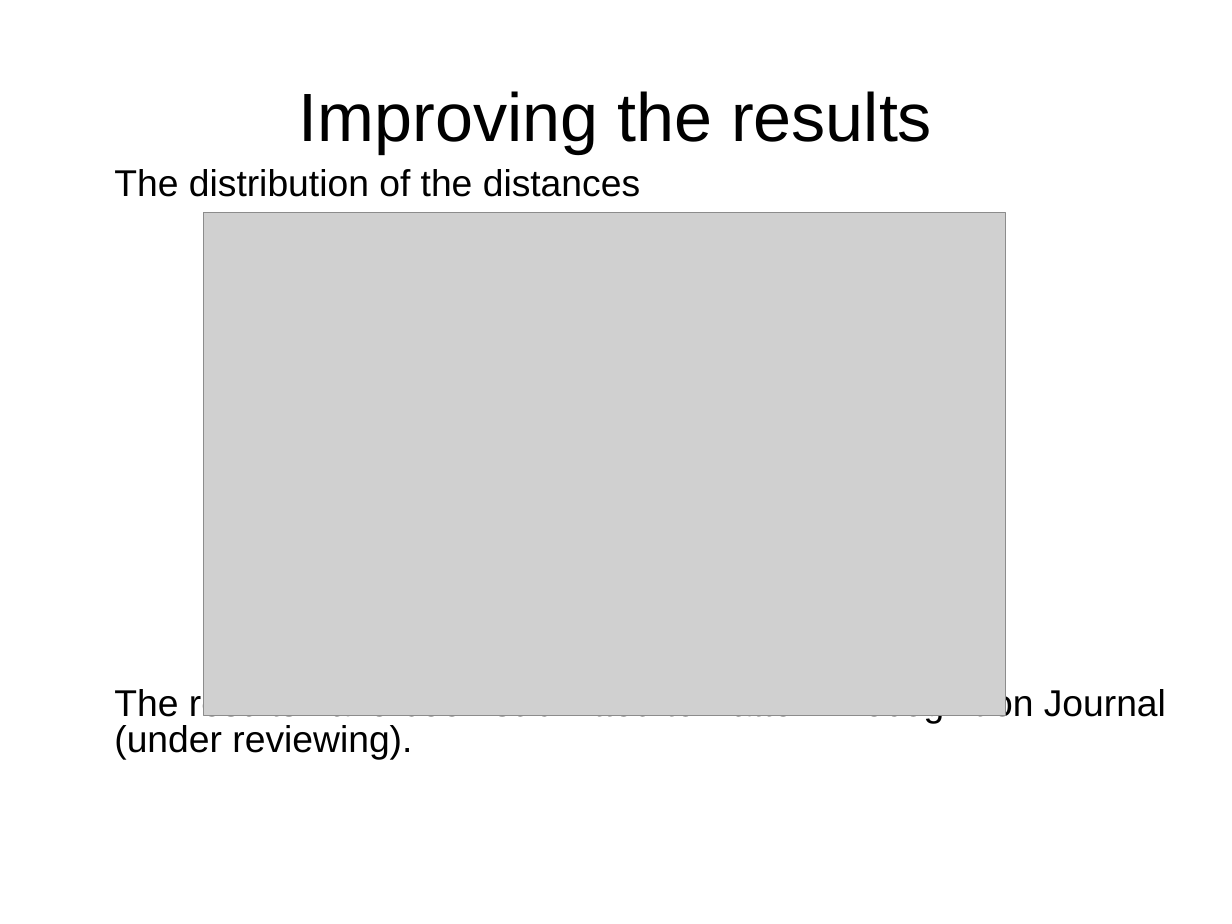
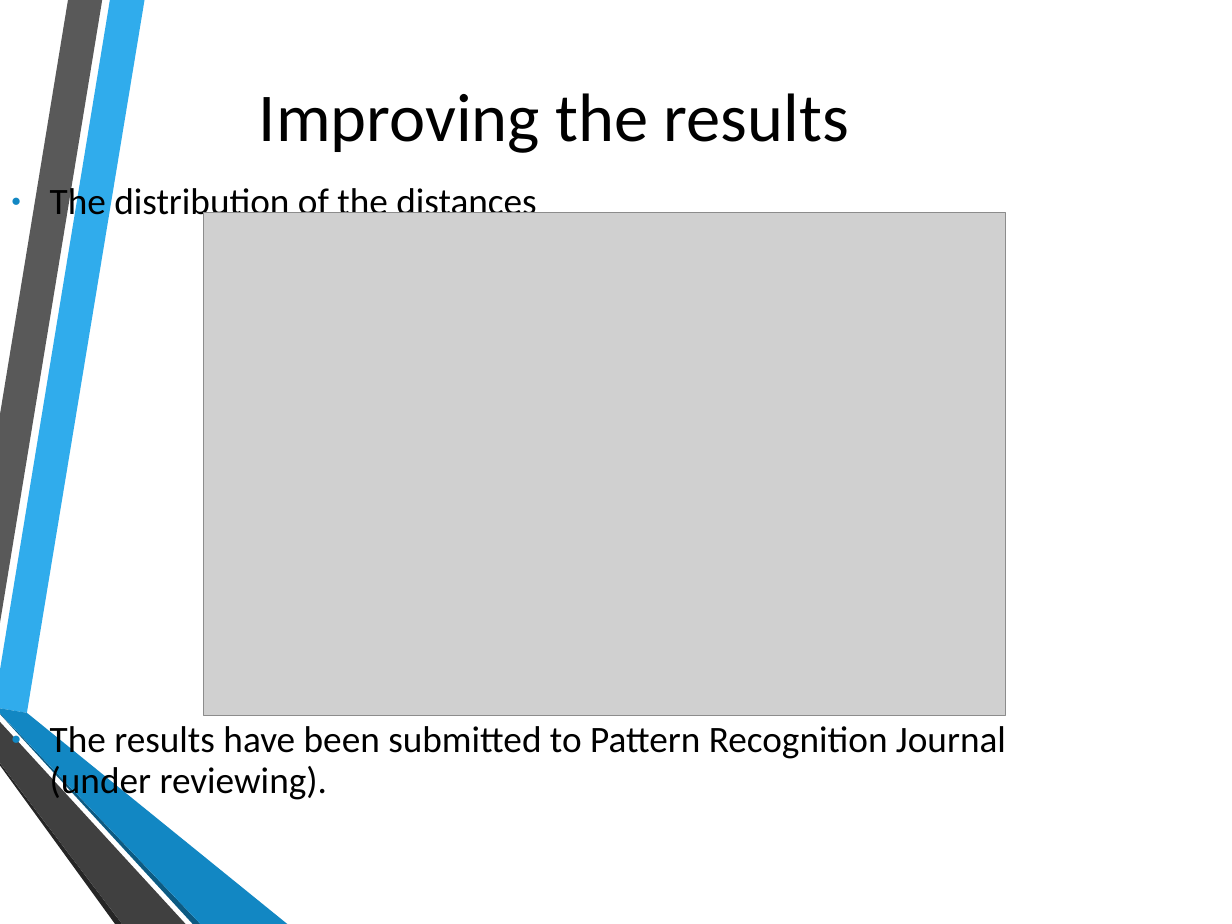
Before and after one commit to linhlevandlu/Presentation, a slide deck: slide 14 of EDMI/comite_suivi/3e anne/comite_suivi_3nd.odp. Drawn at 1232x924 pixels with LibreOffice and Linux fonts; fonts in the diff are those of the drawing; grey boxes stand for pictures; background and template pictures are left out. Boxes give left, top, right and bottom in pixels: in the first picture for what was removed or moved away, otherwise in the second. Text is boxed around its words. In the diff, an @@ line names an element or a change of style, - is before the commit and + after.

```diff
--- a/EDMI/comite_suivi/3e anne/comite_suivi_3nd.odp
+++ b/EDMI/comite_suivi/3e anne/comite_suivi_3nd.odp
@@ title "Improving the results": place and size @@
-title "Improving the results" at (299,91,932,153)
+title "Improving the results" at (259,93,849,153)
@@ title "Improving the results" at (259,93,849,153): size 44 to 44.1 pt, font Arial to Calibri @@
@@ text "The distribution of the distances": place and size @@
-text "The distribution of the distances" at (114,169,1166,759)
+text "The distribution of the distances" at (50,183,1006,802)
@@ text "The distribution of the distances" at (50,183,1006,802): size 24.1 to 24 pt, font Arial to Calibri; indent changed; line spacing 0.8 to 0.9; less space between paragraphs; bullet colour #FFFFFF to #1287C3; vertical alignment top to middle @@
@@ group added at (0,0,287,924): 6 freeform shapes @@
```
Also in this commit, not shown: 17 other slides changed, 1 other file.
